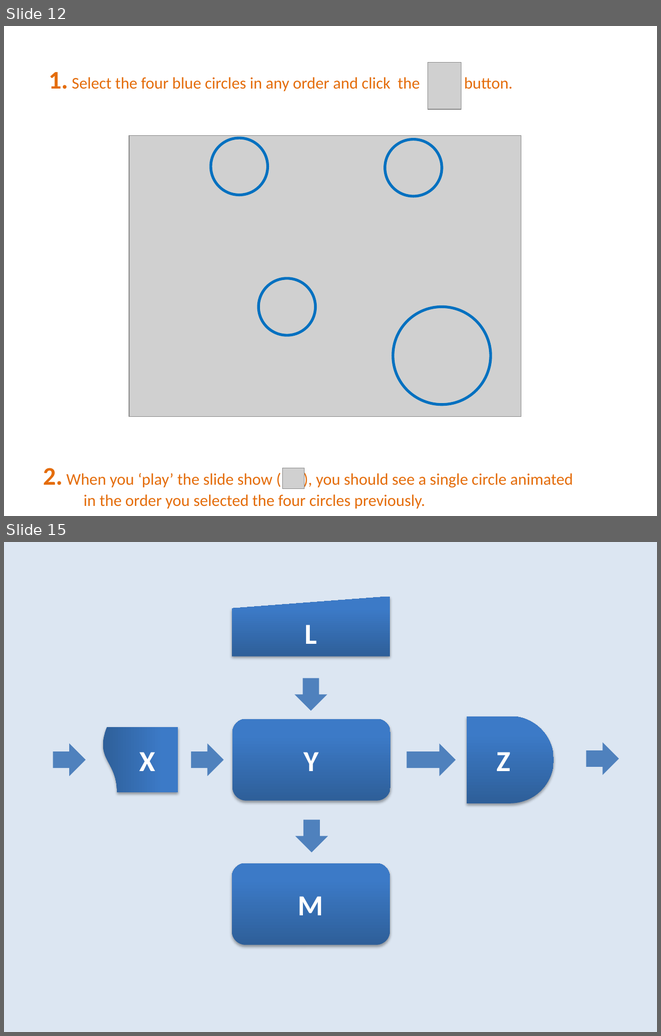
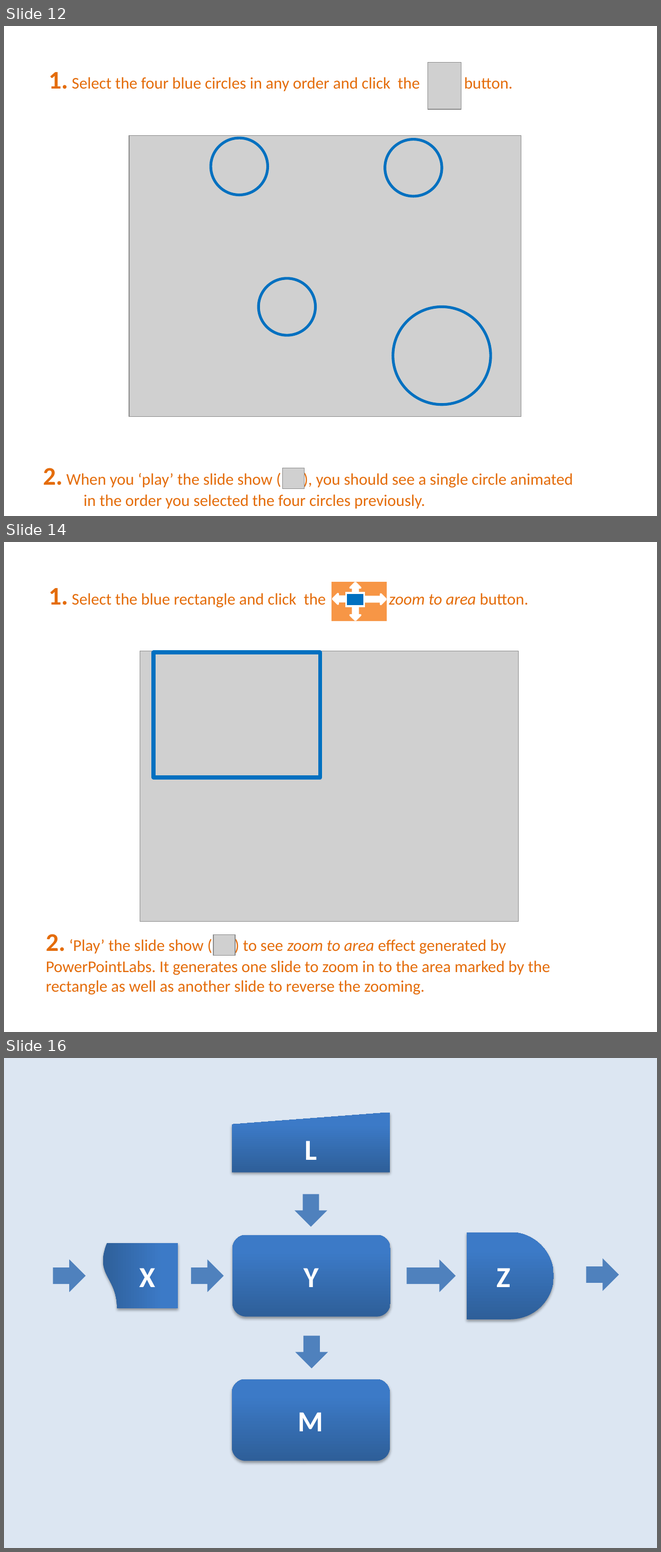
Before and after one commit to PowerPointLabs/PowerPointLabs-Website, a slide deck: samples/tutorial.pptx. Shown one above the other, each under a label of ours: slides 12 and 15 before the commit, slides 12, 14 and 16 after it; the slides between them are not shown. The pictures are 661x1036 and 661x1552 pixels, drawn with LibreOffice and Linux fonts; fonts in the diff are those of the drawing; grey boxes stand for pictures. Boxes give left, top, right and bottom in pixels: in the first picture for what was removed or moved away, otherwise in the second. Text is boxed around its words. In the diff, an @@ line names an element or a change of style, - is before the commit and + after.

```diff
--- a/samples/tutorial.pptx
+++ b/samples/tutorial.pptx
@@ slide 14 added at (4,542,657,1032), background #FFFFFF @@
@@ text added at (49,588,529,608), 18 pt, text #E46C0A @@
+1. Select the blue rectangle and click the zoom to area button.
@@ group added at (332,582,387,621): 4 up arrows, 2 rectangles @@
@@ picture added at (140,651,518,921) @@
@@ rectangle added at (153,652,320,777), outline #0070C0 4.5 pt @@
@@ text added at (46,934,550,995), 18 pt, text #E46C0A @@
+2. ‘Play’ the slide show ( ) to see zoom to area effect generated by PowerPointLabs. It generates one slide to zoom in to the area marked by the rectangle as well as another slide to reverse the zooming.
@@ picture added at (213,934,235,955) @@
@@ what was slide 15 is now slide 16 @@
```
Also in this commit, not shown: 3 slides changed, 3 other slides added.
